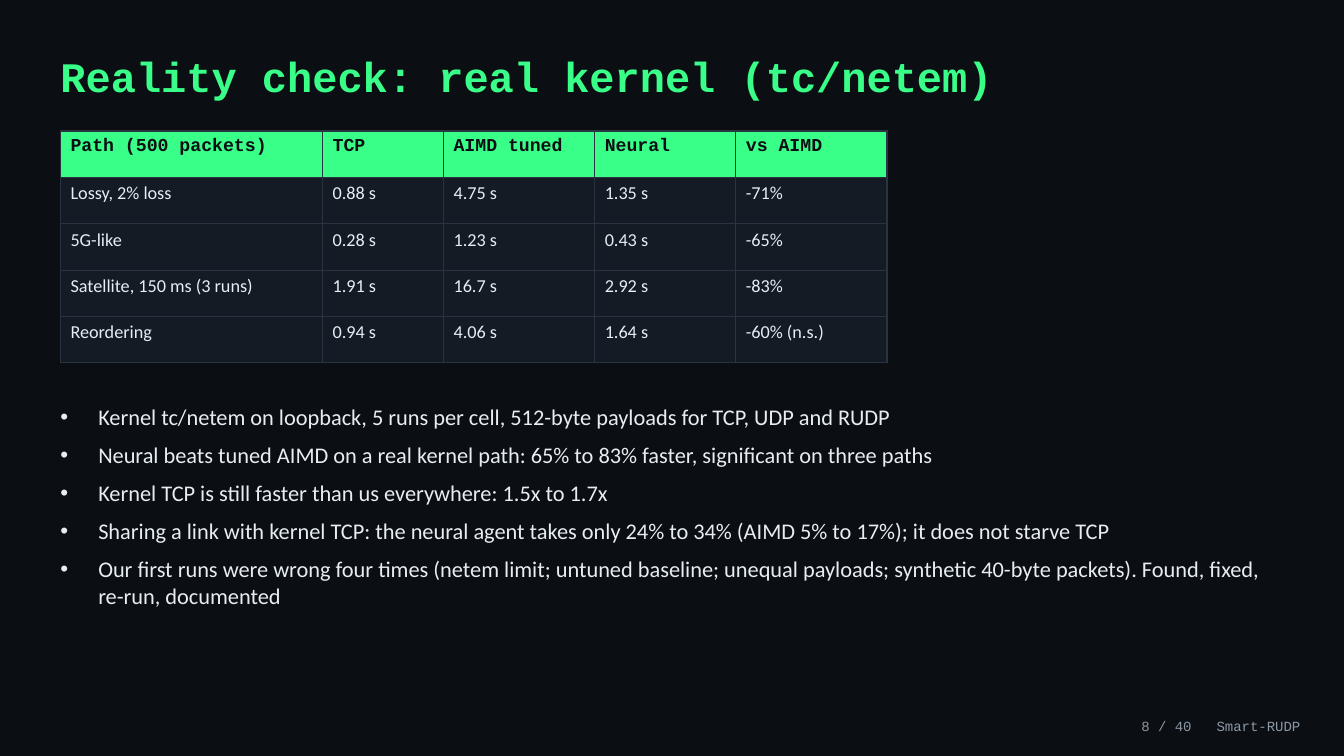
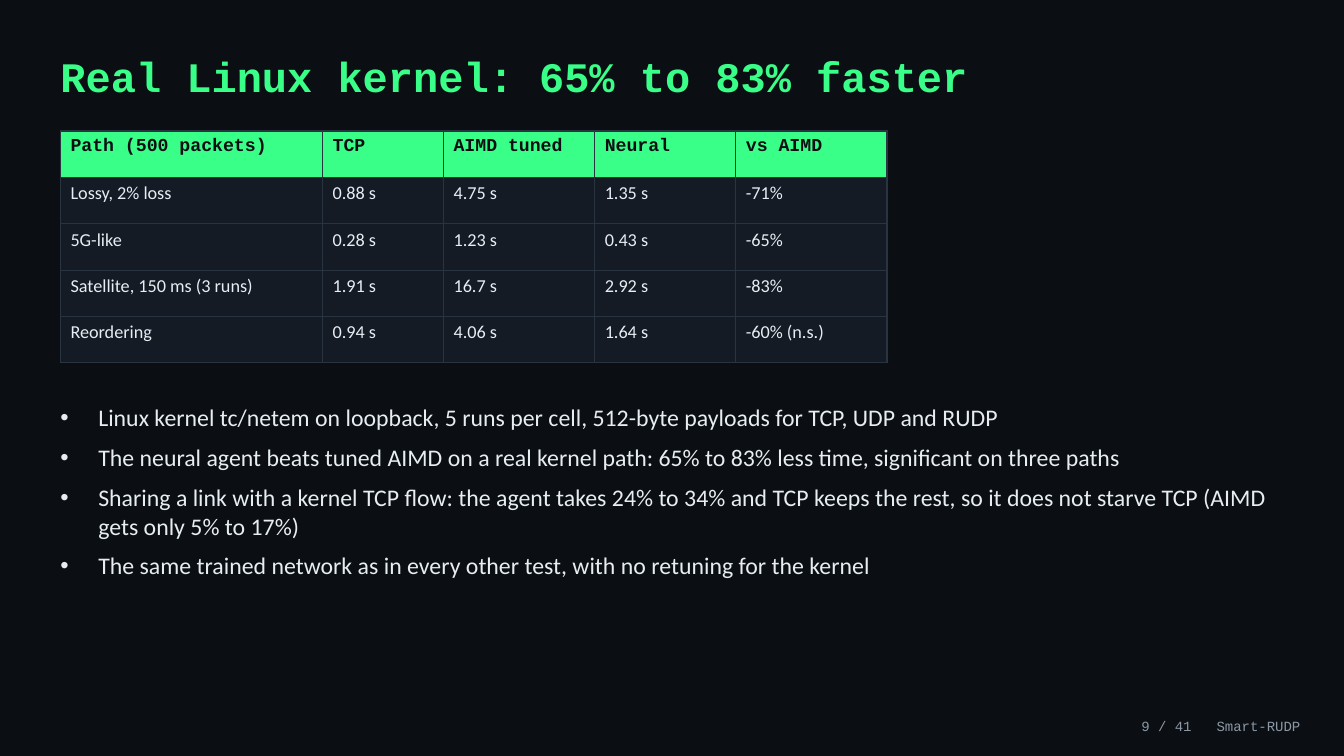
Before and after one commit to Capsturrrr/REPLIC, a slide deck: slide 9 of docs/RUDP_Presentation.pptx (slide 8 before the commit). Drawn at 1344x756 pixels with LibreOffice and Linux fonts; fonts in the diff are those of the drawing. Boxes give left, top, right and bottom in pixels: in the first picture for what was removed or moved away, otherwise in the second. Text is boxed around its words. In the diff, an @@ line names an element or a change of style, - is before the commit and + after.

```diff
--- a/docs/RUDP_Presentation.pptx
+++ b/docs/RUDP_Presentation.pptx
@@ text at bbox=[60, 61, 967, 93]: text changed @@
-Reality check: real kernel (tc/netem)
+Real Linux kernel: 65% to 83% faster
@@ text at bbox=[98, 409, 1265, 578]: text changed; size 16 to 17 pt @@
-• Kernel tc/netem on loopback, 5 runs per cell, 512-byte payloads for TCP, UDP and RUDP
-• Neural beats tuned AIMD on a real kernel path: 65% to 83% faster, significant on three paths
-• Kernel TCP is still faster than us everywhere: 1.5x to 1.7x
-• Sharing a link with kernel TCP: the neural agent takes only 24% to 34% (AIMD 5% to 17%); it does not starve TCP
-• Our first runs were wrong four times (netem limit; untuned baseline; unequal payloads; synthetic 40-byte packets). Found, fixed, re-run, documented
+• Linux kernel tc/netem on loopback, 5 runs per cell, 512-byte payloads for TCP, UDP and RUDP
+• The neural agent beats tuned AIMD on a real kernel path: 65% to 83% less time, significant on three paths
+• Sharing a link with a kernel TCP flow: the agent takes 24% to 34% and TCP keeps the rest, so it does not starve TCP (AIMD gets only 5% to 17%)
+• The same trained network as in every other test, with no retuning for the kernel
@@ text at bbox=[1141, 721, 1301, 731]: text changed @@
-8 / 40 Smart-RUDP
+9 / 41 Smart-RUDP
```
Also in this commit, not shown: 38 other slides changed, 1 slide added, 6 other files.
